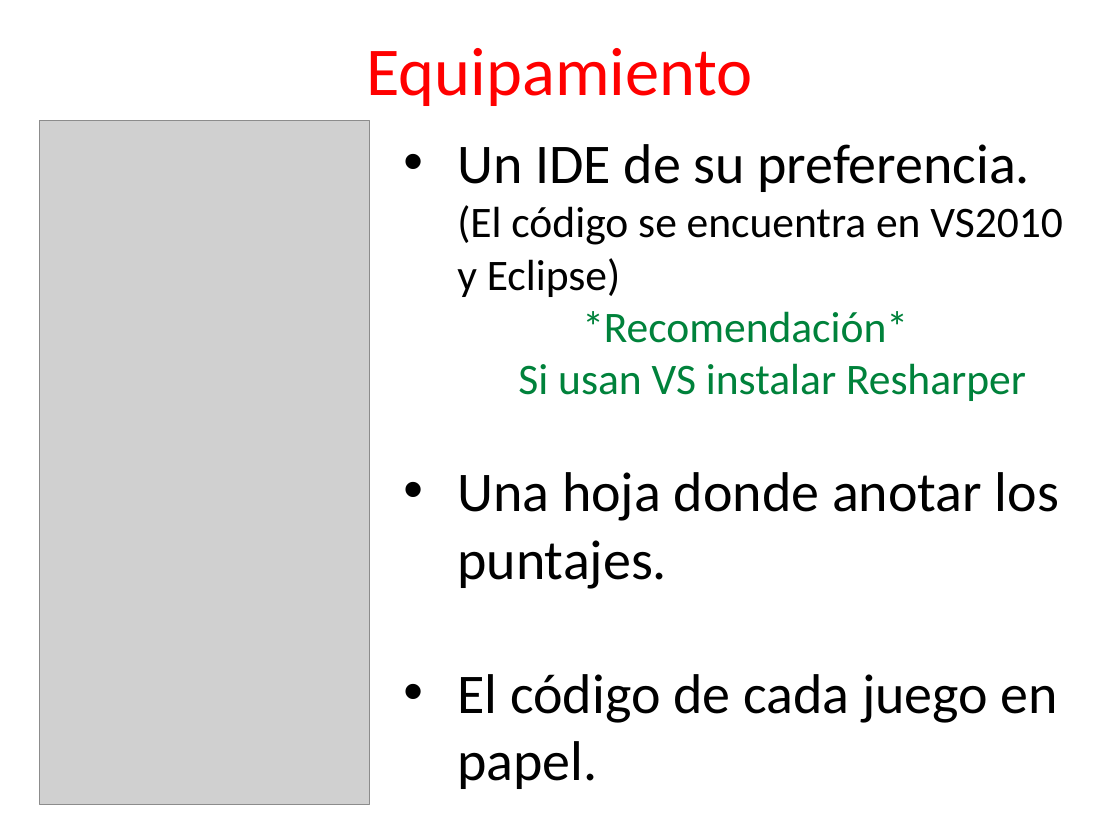
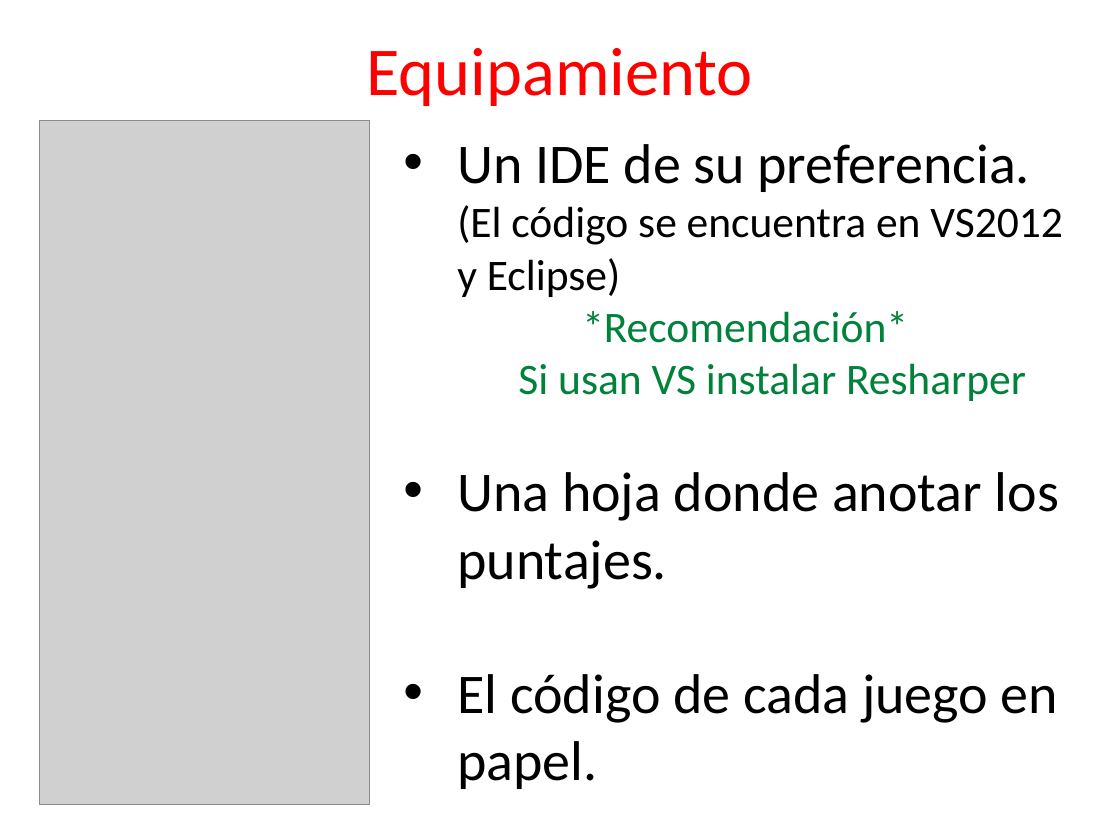
Before and after one commit to angelnunezsalazar/Refactoring-Golf, a slide deck: slide 9 of ppt/Diapositivas v2.pptx (slide 8 before the commit). Drawn at 1120x840 pixels with LibreOffice and Linux fonts; fonts in the diff are those of the drawing; grey boxes stand for pictures. Boxes give left, top, right and bottom in pixels: in the first picture for what was removed or moved away, otherwise in the second. Text is boxed around its words. In the diff, an @@ line names an element or a change of style, - is before the commit and + after.

```diff
--- a/ppt/Diapositivas v2.pptx
+++ b/ppt/Diapositivas v2.pptx
@@ text at bbox=[457, 144, 1063, 297]: text changed @@
-• Un IDE de su preferencia.
-  (El código se encuentra en VS2010 y Eclipse)
+• Un IDE de su preferencia.
+  (El código se encuentra en VS2012 y Eclipse)
```
Also in this commit, not shown: 1 other slide changed, 2 slides added, 8 other files.
